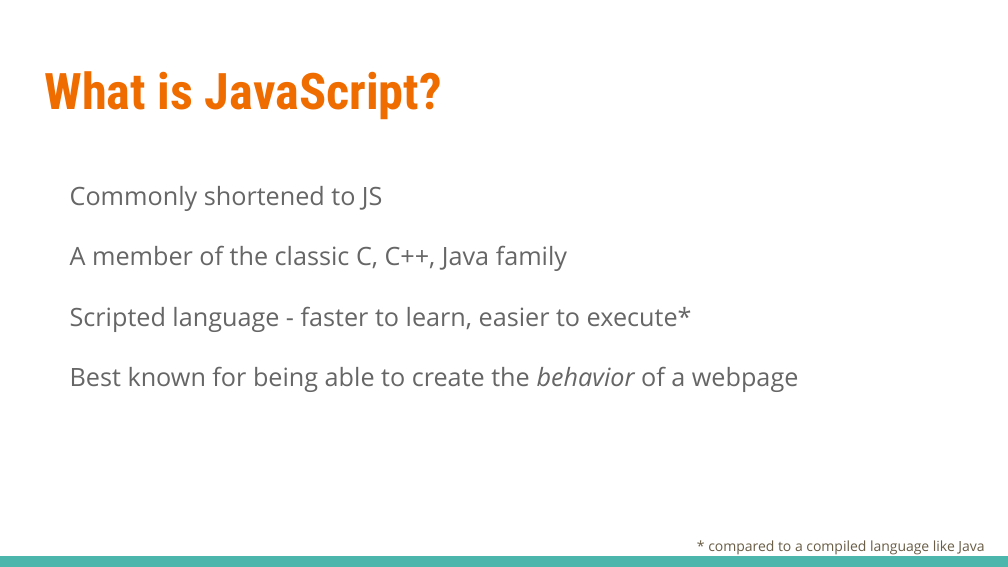
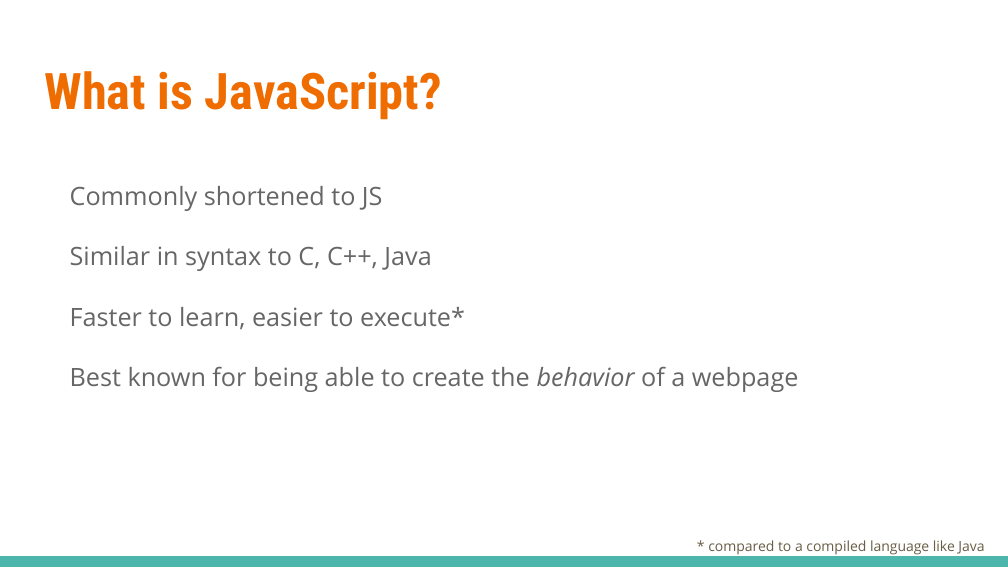
Before and after one commit to linkedin/high-school-trainee, a slide deck: slide 2 of Week_2/Lectures/2.1_JavaScript_Basics.pptx. Drawn at 1008x567 pixels with LibreOffice and Linux fonts; fonts in the diff are those of the drawing. Boxes give left, top, right and bottom in pixels: in the first picture for what was removed or moved away, otherwise in the second. Text is boxed around its words. In the diff, an @@ line names an element or a change of style, - is before the commit and + after.

```diff
--- a/Week_2/Lectures/2.1_JavaScript_Basics.pptx
+++ b/Week_2/Lectures/2.1_JavaScript_Basics.pptx
@@ text at (x1=70, y1=246, x2=465, y2=329): text changed @@
-A member of the classic C, C++, Java family
-Scripted language - faster to learn, easier to execute*
+Similar in syntax to C, C++, Java
+Faster to learn, easier to execute*
```
Also in this commit, not shown: 12 other slides changed, 1 slide removed, 1 other file.
